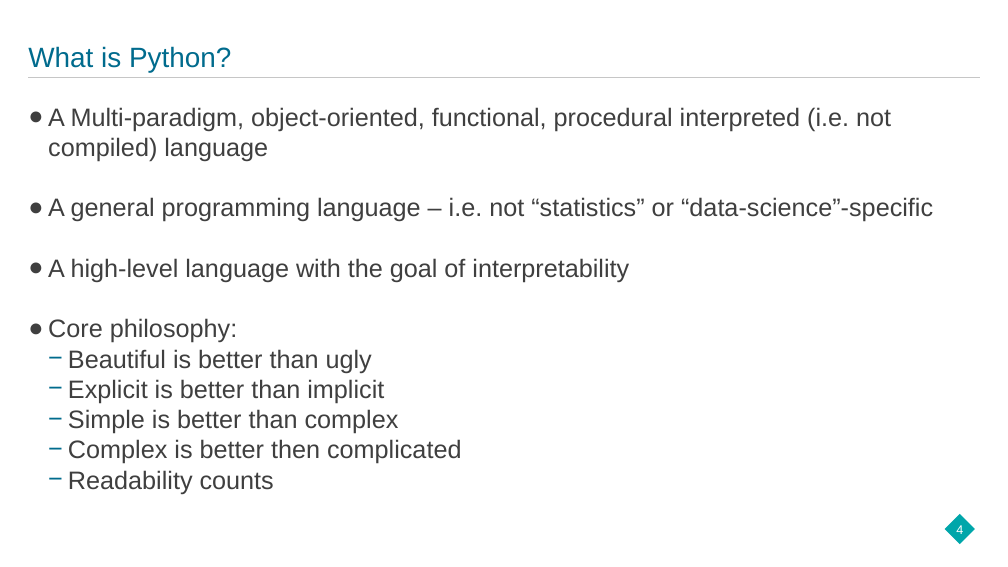
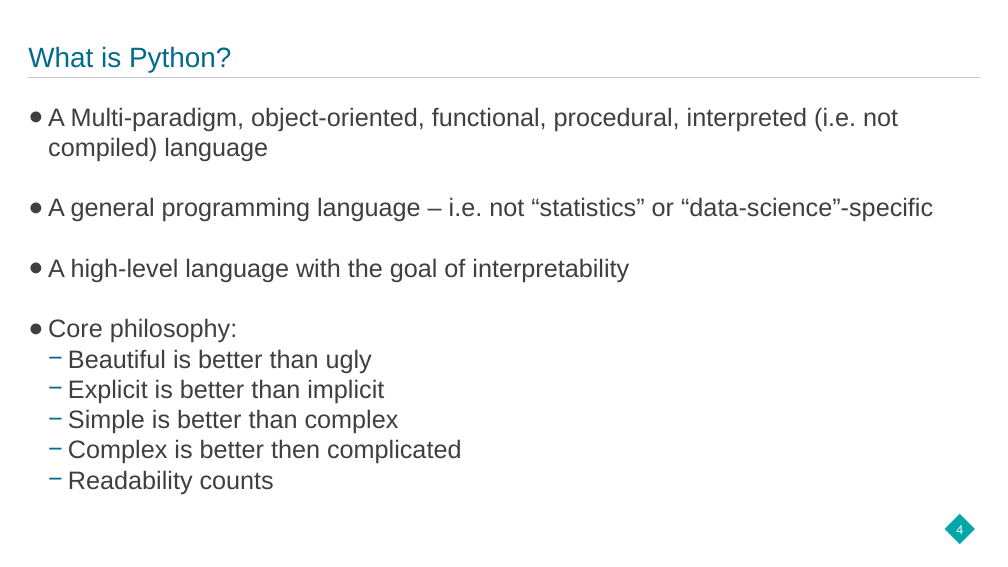
Before and after one commit to hanewinckel/ppas-python, a slide deck: slide 4 of Presentations/PPAS_BasicDataManipulation-Python.pptx. Drawn at 1008x567 pixels with LibreOffice and Linux fonts; fonts in the diff are those of the drawing; background and template pictures are left out. Boxes give left, top, right and bottom in pixels: in the first picture for what was removed or moved away, otherwise in the second. Text is boxed around its words. In the diff, an @@ line names an element or a change of style, - is before the commit and + after.

```diff
--- a/Presentations/PPAS_BasicDataManipulation-Python.pptx
+++ b/Presentations/PPAS_BasicDataManipulation-Python.pptx
@@ text at <box>48,107,898,162</box>: text changed @@
-● A Multi-paradigm, object-oriented, functional, procedural interpreted (i.e. not compiled) language
+● A Multi-paradigm, object-oriented, functional, procedural, interpreted (i.e. not compiled) language
```
Also in this commit, not shown: 2 other slides changed, 4 slides added, 1 slide removed.
